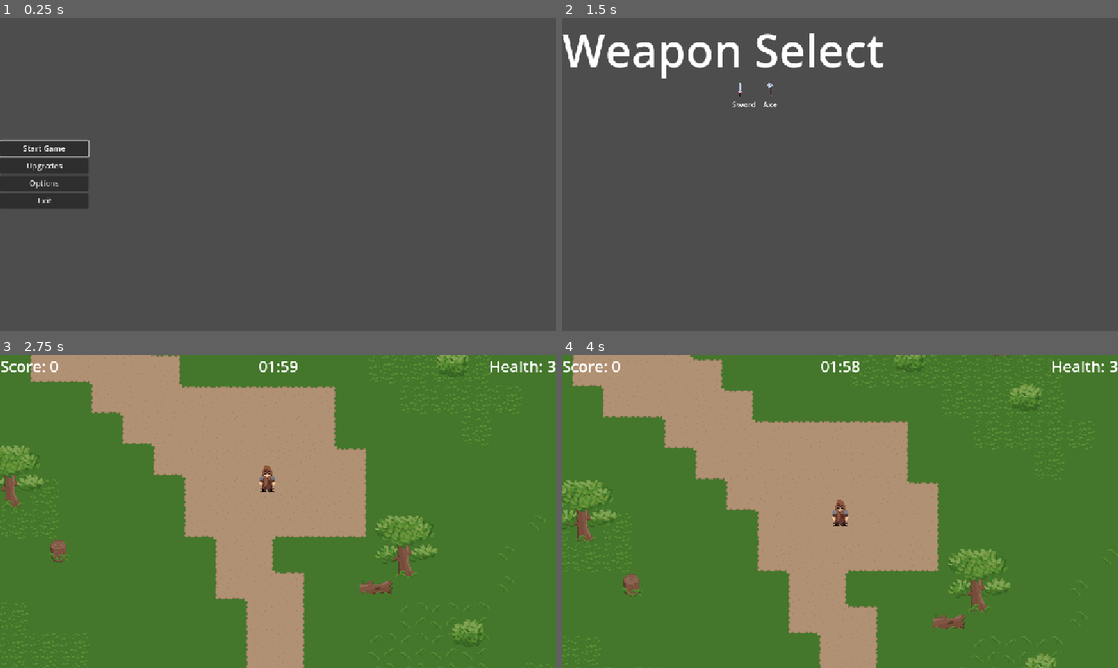
Above: before the commit, frames 1-4 (two rows, left to right).
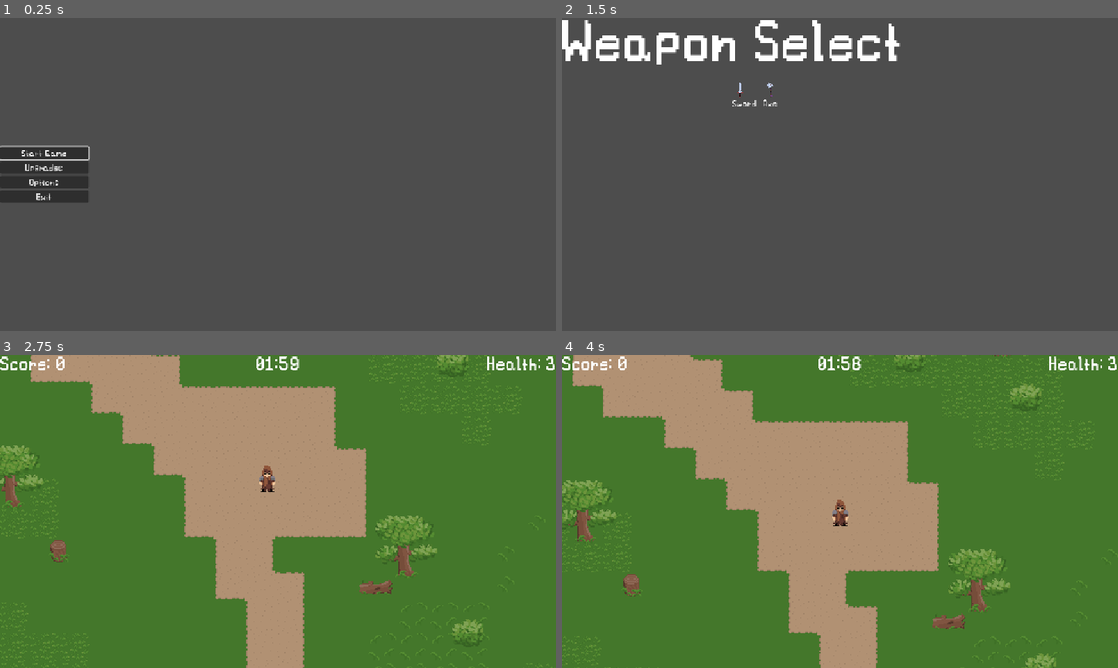
Above: after the commit, the same moments.

Repository: SethDotOrg/smallgame
Game: Godot game, scene res://Scenes/UI/main_menu.tscn
Same seed, same stepped clock (60 frames per second), same inputs: the game is played once before the commit and once after it.
Inputs:
- Up to frame 1 (0.25 s): no input
- Up to frame 2 (1.5 s): click "Start Game" at 0.5 s; click "Forest" at 1.25 s
- Up to frame 3 (2.75 s): click "Sword" at 2 s
- Up to frame 4 (4 s): tap Enter at 2.75 s; hold Space (secondary_attack) 2.78-3.53 s; hold Up (attack_up) from 2.78 s (still down); tap Space (secondary_attack) at 3.6 s

The runs differ from the first frame. In frame 1, 1.4% of the frame differs, in the area x 0-17%, y 39-61%; in frame 2, 3.9%, in the area x 0-61%, y 0-29%; in frame 3, 0.8%; in frame 4, 0.8%.

Commit message:
add custom font

Diff:
--- a/Scenes/Enemies/enemy.tscn
+++ b/Scenes/Enemies/enemy.tscn
@@ -35,6 +35,69 @@
 [sub_resource type="CircleShape2D" id="CircleShape2D_miwey"]
 radius = 8.0
 
+[sub_resource type="Animation" id="Animation_l8da7"]
+length = 0.001
+tracks/0/type = "value"
+tracks/0/imported = false
+tracks/0/enabled = true
+tracks/0/path = NodePath("CharacterBody2D:rotation")
+tracks/0/interp = 1
+tracks/0/loop_wrap = true
+tracks/0/keys = {
+"times": PackedFloat32Array(0),
+"transitions": PackedFloat32Array(1),
+"update": 0,
+"values": [0.0]
+}
+tracks/1/type = "value"
+tracks/1/imported = false
+tracks/1/enabled = true
+tracks/1/path = NodePath("CharacterBody2D:scale")
+tracks/1/interp = 1
+tracks/1/loop_wrap = true
+tracks/1/keys = {
+"times": PackedFloat32Array(0),
+"transitions": PackedFloat32Array(1),
+"update": 0,
+"values": [Vector2(1, 1)]
+}
+tracks/2/type = "value"
+tracks/2/imported = false
+tracks/2/enabled = true
+tracks/2/path = NodePath("CharacterBody2D:position")
+tracks/2/interp = 1
+tracks/2/loop_wrap = true
+tracks/2/keys = {
+"times": PackedFloat32Array(0),
+"transitions": PackedFloat32Array(1),
+"update": 0,
+"values": [Vector2(0, 0)]
+}
+tracks/3/type = "value"
+tracks/3/imported = false
+tracks/3/enabled = true
+tracks/3/path = NodePath("CharacterBody2D/HitboxArea2D/Hitbox:disabled")
+tracks/3/interp = 1
+tracks/3/loop_wrap = true
+tracks/3/keys = {
+"times": PackedFloat32Array(0),
+"transitions": PackedFloat32Array(1),
+"update": 1,
+"values": [false]
+}
+tracks/4/type = "value"
+tracks/4/imported = false
+tracks/4/enabled = true
+tracks/4/path = NodePath("CharacterBody2D/HurtboxArea2D/Hurtbox:disabled")
+tracks/4/interp = 1
+tracks/4/loop_wrap = true
+tracks/4/keys = {
+"times": PackedFloat32Array(0),
+"transitions": PackedFloat32Array(1),
+"update": 1,
+"values": [false]
+}
+
 [sub_resource type="Animation" id="Animation_miwey"]
 resource_name = "death"
 length = 0.6
@@ -113,69 +176,6 @@
 "values": [true]
 }
 
-[sub_resource type="Animation" id="Animation_l8da7"]
-length = 0.001
-tracks/0/type = "value"
-tracks/0/imported = false
-tracks/0/enabled = true
-tracks/0/path = NodePath("CharacterBody2D:rotation")
-tracks/0/interp = 1
-tracks/0/loop_wrap = true
-tracks/0/keys = {
-"times": PackedFloat32Array(0),
-"transitions": PackedFloat32Array(1),
-"update": 0,
-"values": [0.0]
-}
-tracks/1/type = "value"
-tracks/1/imported = false
-tracks/1/enabled = true
-tracks/1/path = NodePath("CharacterBody2D:scale")
-tracks/1/interp = 1
-tracks/1/loop_wrap = true
-tracks/1/keys = {
-"times": PackedFloat32Array(0),
-"transitions": PackedFloat32Array(1),
-"update": 0,
-"values": [Vector2(1, 1)]
-}
-tracks/2/type = "value"
-tracks/2/imported = false
-tracks/2/enabled = true
-tracks/2/path = NodePath("CharacterBody2D:position")
-tracks/2/interp = 1
-tracks/2/loop_wrap = true
-tracks/2/keys = {
-"times": PackedFloat32Array(0),
-"transitions": PackedFloat32Array(1),
-"update": 0,
-"values": [Vector2(0, 0)]
-}
-tracks/3/type = "value"
-tracks/3/imported = false
-tracks/3/enabled = true
-tracks/3/path = NodePath("CharacterBody2D/HitboxArea2D/Hitbox:disabled")
-tracks/3/interp = 1
-tracks/3/loop_wrap = true
-tracks/3/keys = {
-"times": PackedFloat32Array(0),
-"transitions": PackedFloat32Array(1),
-"update": 1,
-"values": [false]
-}
-tracks/4/type = "value"
-tracks/4/imported = false
-tracks/4/enabled = true
-tracks/4/path = NodePath("CharacterBody2D/HurtboxArea2D/Hurtbox:disabled")
-tracks/4/interp = 1
-tracks/4/loop_wrap = true
-tracks/4/keys = {
-"times": PackedFloat32Array(0),
-"transitions": PackedFloat32Array(1),
-"update": 1,
-"values": [false]
-}
-
 [sub_resource type="AnimationLibrary" id="AnimationLibrary_haj6g"]
 _data = {
 &"RESET": SubResource("Animation_l8da7"),
--- a/project.godot
+++ b/project.godot
@@ -26,6 +26,10 @@
 [dotnet]
 
 project/assembly_name="Small Game Project"
+
+[gui]
+
+theme/custom_font="uid://bq0bejfohag5x"
 
 [input]
 
Binary file added: Fonts/SethPixel.ttf
Not shown, added: Fonts/SethPixel.ttf.import
Binary file added: Fonts/SethPixelMoreLetterSpace.ttf
Not shown, added: Fonts/SethPixelMoreLetterSpace.ttf.import
